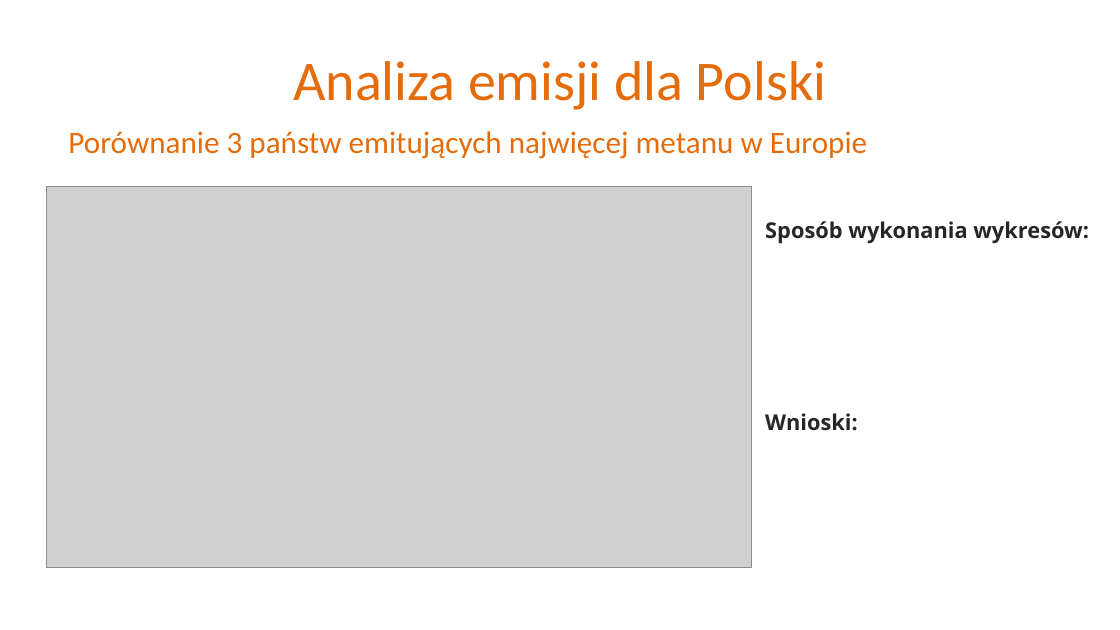
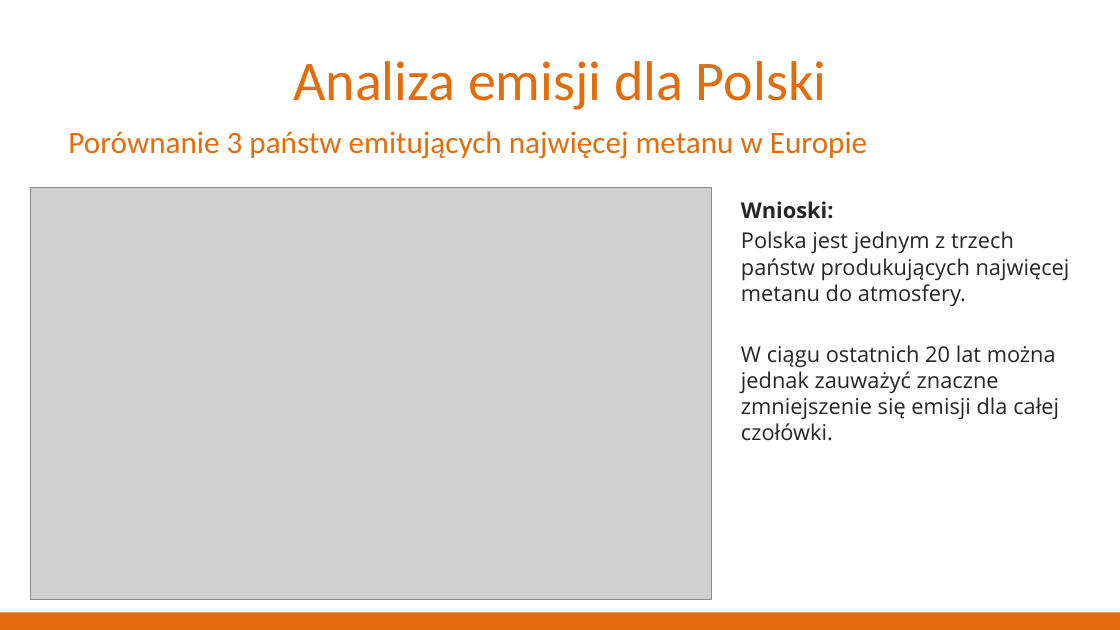
Before and after one commit to Sharkuu/R-project, a slide deck: slide 11 of Prezentacja.pptx (slide 12 before the commit). Drawn at 1120x630 pixels with LibreOffice and Linux fonts; fonts in the diff are those of the drawing; grey boxes stand for pictures; background and template pictures are left out. Boxes give left, top, right and bottom in pixels: in the first picture for what was removed or moved away, otherwise in the second. Text is boxed around its words. In the diff, an @@ line names an element or a change of style, - is before the commit and + after.

```diff
--- a/Prezentacja.pptx
+++ b/Prezentacja.pptx
@@ picture resized from (x1=46, y1=186, x2=752, y2=568) to (x1=31, y1=187, x2=712, y2=599) @@
@@ text "Wnioski:" moved from (x1=765, y1=413, x2=858, y2=431) to (x1=741, y1=201, x2=1070, y2=441) @@
@@ text at (x1=741, y1=231, x2=1070, y2=441): paragraphs added @@
+Polska jest jednym z trzech państw produkujących najwięcej metanu do atmosfery.
+W ciągu ostatnich 20 lat można jednak zauważyć znaczne zmniejszenie się emisji dla całej czołówki.
@@ text removed at (x1=765, y1=221, x2=1089, y2=244) @@
-Sposób wykonania wykresów:
@@ rectangle added at (x1=0, y1=613, x2=1120, y2=630), fill #E46C0A @@
```
Also in this commit, not shown: 13 other slides changed, 1 slide added, 2 slides removed.
